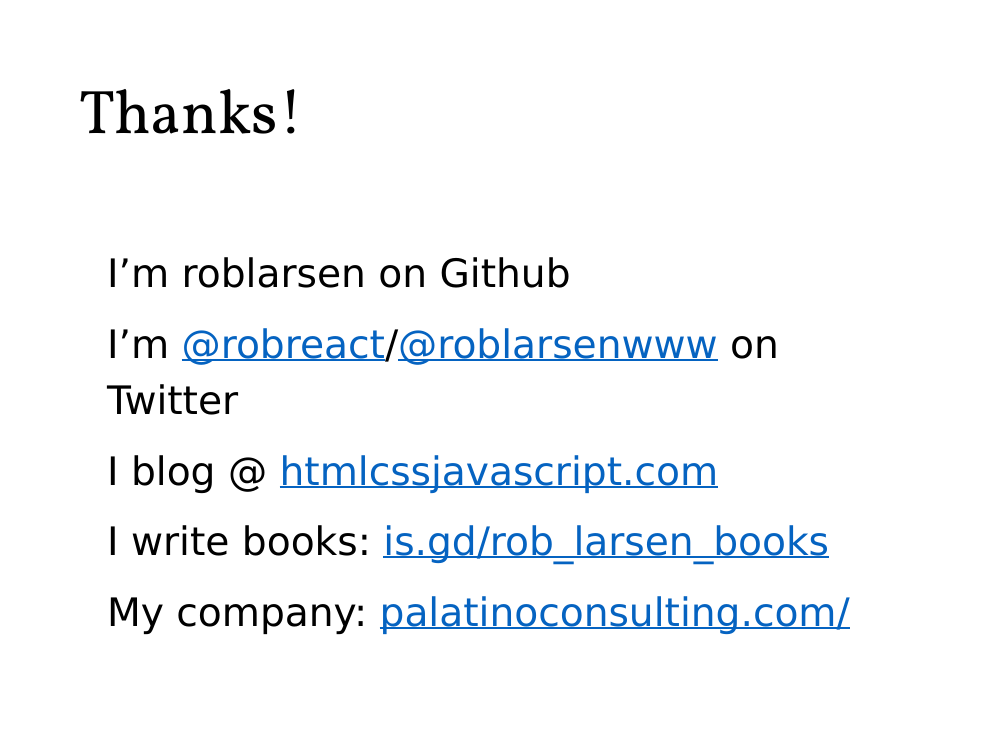
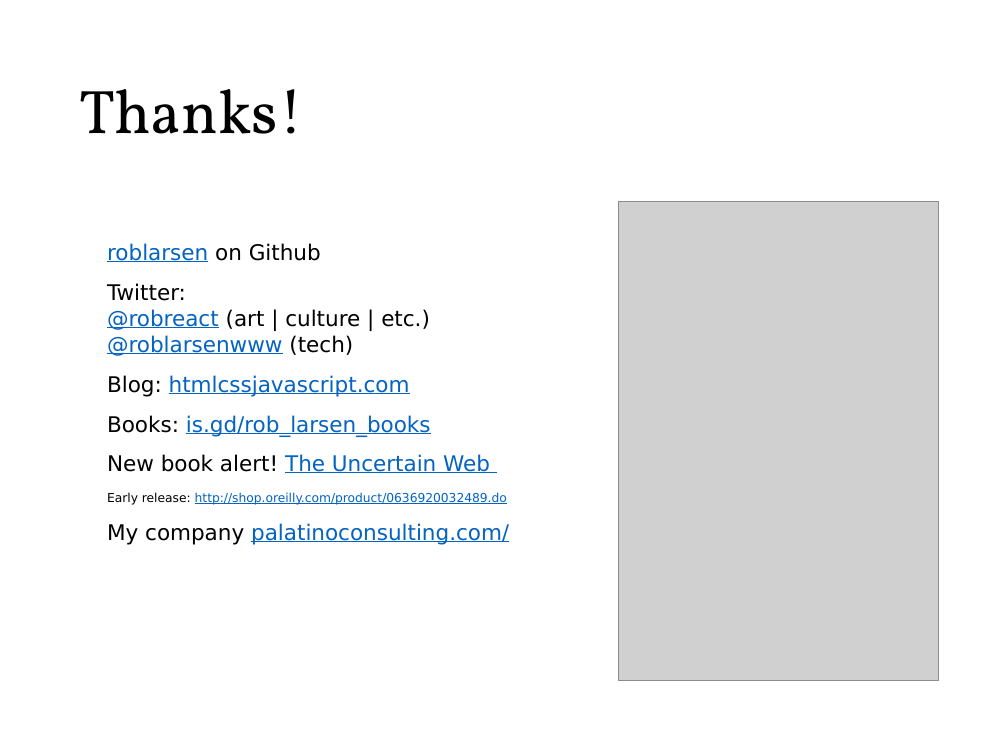
Before and after one commit to roblarsen/rob-larsen-presentations, a slide deck: slide 59 of wild-world-web.pptx. Drawn at 1008x756 pixels with LibreOffice and Linux fonts; fonts in the diff are those of the drawing; grey boxes stand for pictures; background and template pictures are left out. Boxes give left, top, right and bottom in pixels: in the first picture for what was removed or moved away, otherwise in the second. Text is boxed around its words. In the diff, an @@ line names an element or a change of style, - is before the commit and + after.

```diff
--- a/wild-world-web.pptx
+++ b/wild-world-web.pptx
@@ picture added at (619, 202, 938, 681) @@
@@ text at (107, 243, 509, 545): text changed; size 28 to 15.4 pt @@
-I’m roblarsen on Github
-I’m @robreact/@roblarsenwww on Twitter
-I blog @ htmlcssjavascript.com
-I write books: is.gd/rob_larsen_books
-My company: palatinoconsulting.com/
+roblarsen on Github
+Twitter:
+@robreact (art | culture | etc.) @roblarsenwww (tech)
+Blog: htmlcssjavascript.com
+Books: is.gd/rob_larsen_books
+New book alert! The Uncertain Web
+Early release: http://shop.oreilly.com/product/0636920032489.do
+My company palatinoconsulting.com/
```
Also in this commit, not shown: 24 other slides changed, 2 slides added, 2 slides removed.
